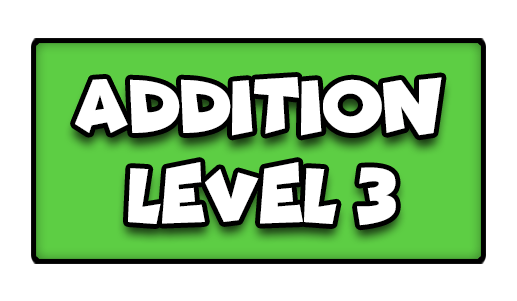
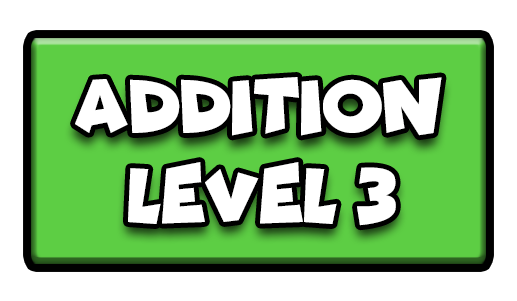
Comparing the layer stacks of the two 517 x 301 images. Changes:
pixels changed over [left=23, top=30, right=494, bottom=272] (layer not identified)
